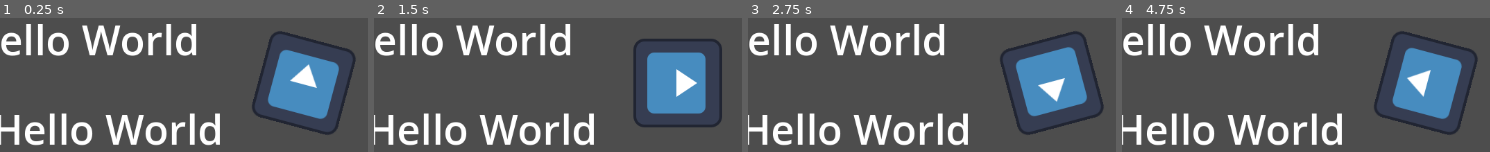
Above: before the commit, frames 1-4 (left to right).
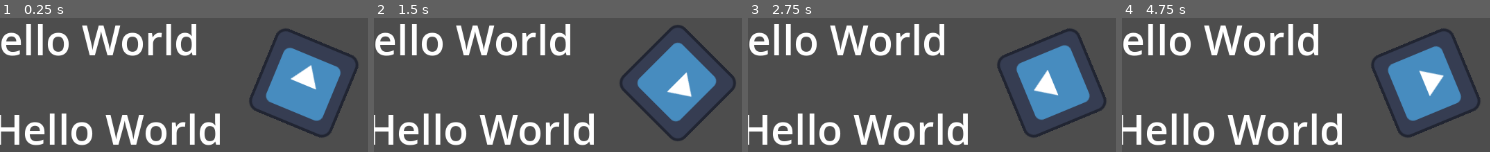
Above: after the commit, the same moments.

Repository: trevyn/godottest
Game: Godot game, scene res://root.tscn
Two runs of this game, one before a commit and one after it. Both use one fixed random seed, a clock stepped at 60 frames per second and the inputs below. The engine's default icon, where the game draws it, is replaced by a stand-in: a white triangle on a blue panel in a dark square.
Inputs:
- Up to frame 1 (0.25 s): no input
- Up to frame 2 (1.5 s): no input
- Up to frame 3 (2.75 s): no input
- Up to frame 4 (4.75 s): no input

The runs differ from the first frame. In frame 1, 3.4% of the frame differs, in the area x 67-98%, y 8-90%; in frame 2, 6.4%; in frame 3, 4.1%; in frame 4, 7.0%, in the area x 67-98%, y 7-90%.

Commit message:
use delta in _physics_process

Diff:
--- a/Icon.gd
+++ b/Icon.gd
@@ -6,6 +6,5 @@
 	pass # Replace with function body.
 
 
-# Called every frame. 'delta' is the elapsed time since the previous frame.
 func _physics_process(delta):
-	rotation_degrees += 1
+	rotation_degrees += delta*90
